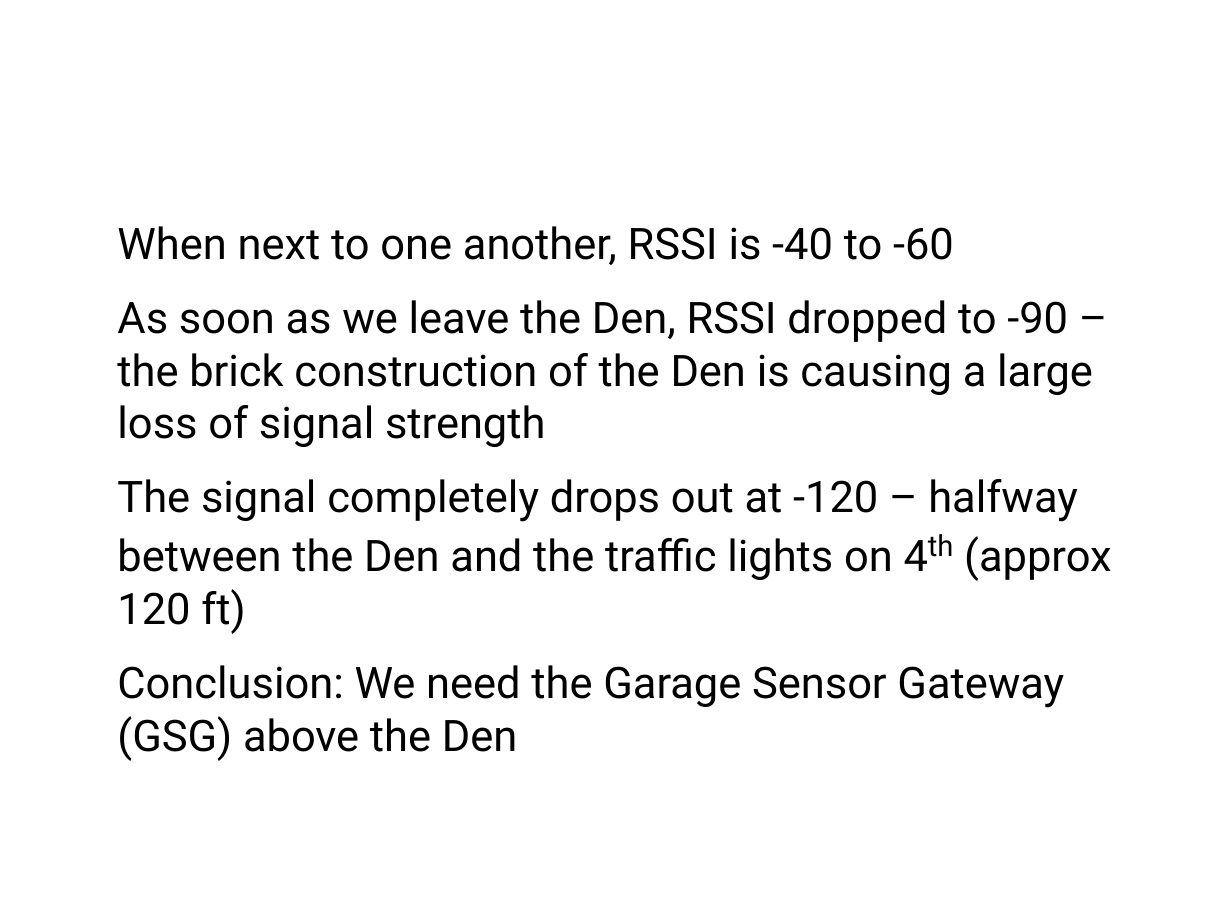
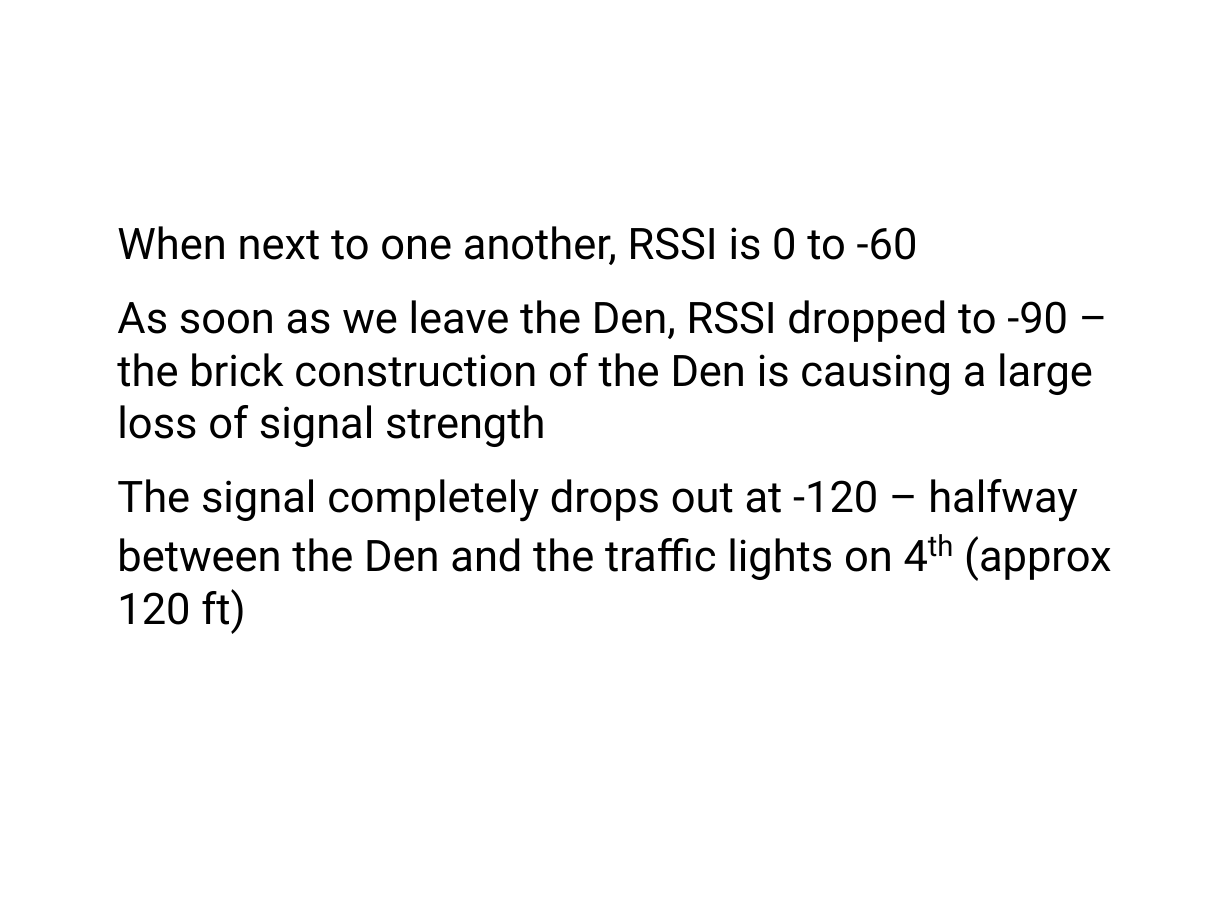
Before and after one commit to Jaxal83/parkingSensor, a slide deck: slide 15 of PDR.odp. Drawn at 1232x924 pixels with LibreOffice and Linux fonts; fonts in the diff are those of the drawing; background and template pictures are left out. Boxes give left, top, right and bottom in pixels: in the first picture for what was removed or moved away, otherwise in the second. Text is boxed around its words. In the diff, an @@ line names an element or a change of style, - is before the commit and + after.

```diff
--- a/PDR.odp
+++ b/PDR.odp
@@ text at (117, 226, 918, 265): text changed @@
-• When next to one another, RSSI is -40 to -60
+• When next to one another, RSSI is 0 to -60
@@ text at (117, 665, 1064, 761): paragraph removed @@
-• Conclusion: We need the Garage Sensor Gateway (GSG) above the Den
```
Also in this commit, not shown: 2 other slides changed, 1 slide removed.
